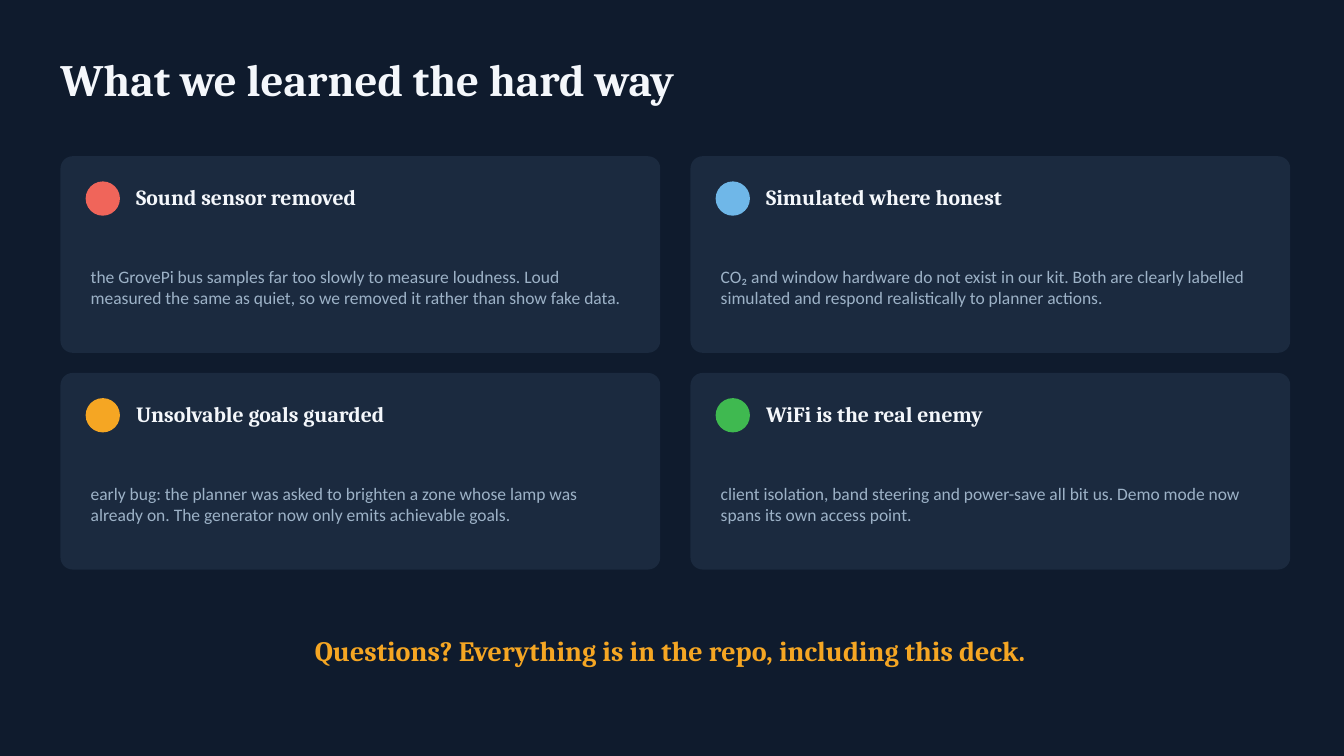
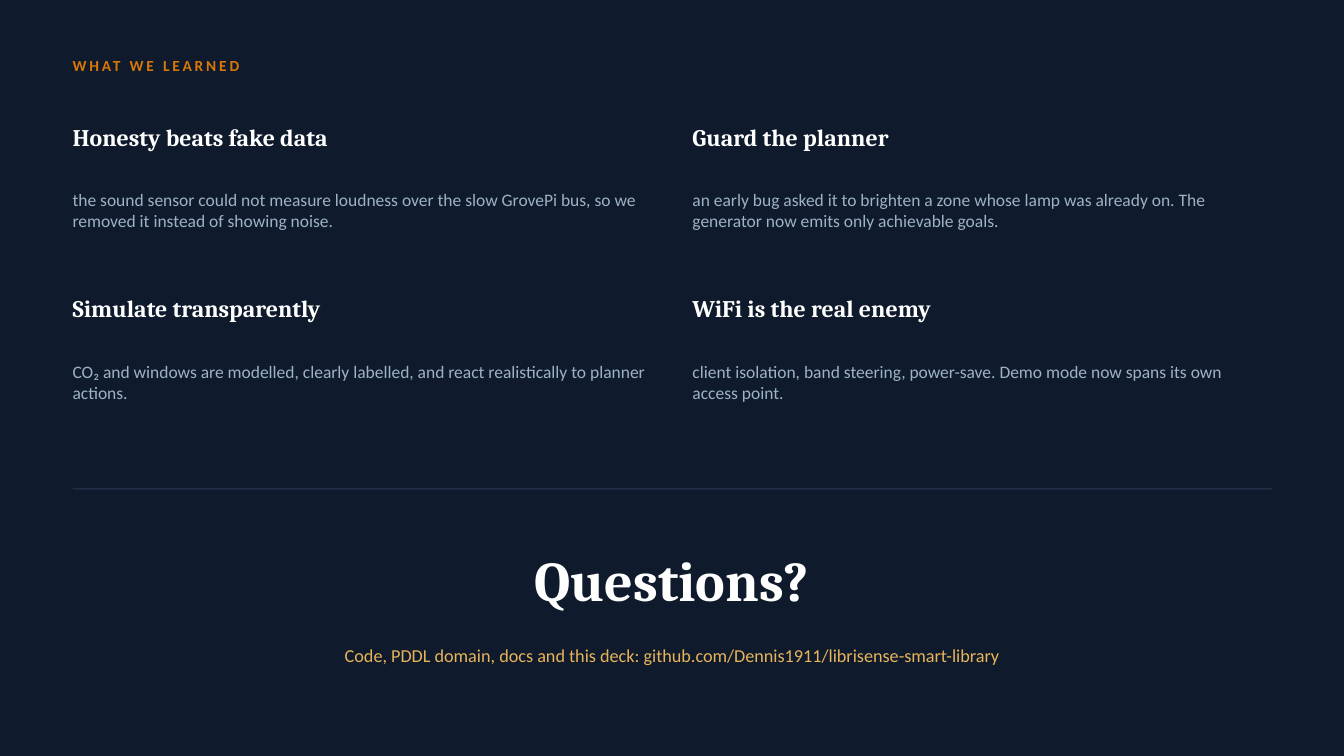
Before and after one commit to Dennis1911/librisense-smart-library, a slide deck: slide 9 of docs/presentation/LibriSense_Demo.pptx (slide 8 before the commit). Drawn at 1344x756 pixels with LibreOffice and Linux fonts; fonts in the diff are those of the drawing. Boxes give left, top, right and bottom in pixels: in the first picture for what was removed or moved away, otherwise in the second. Text is boxed around its words. In the diff, an @@ line names an element or a change of style, - is before the commit and + after.

```diff
--- a/docs/presentation/LibriSense_Demo.pptx
+++ b/docs/presentation/LibriSense_Demo.pptx
@@ text added at (x1=73, y1=129, x2=327, y2=152), 17 pt, text #FFFFFF, bold @@
+Honesty beats fake data
@@ text added at (x1=692, y1=129, x2=888, y2=151), 17 pt, text #FFFFFF, bold @@
+Guard the planner
@@ rounded rectangle removed at (x1=60, y1=156, x2=660, y2=353) @@
@@ rounded rectangle removed at (x1=691, y1=156, x2=1291, y2=353) @@
@@ text added at (x1=73, y1=194, x2=611, y2=230), 12.5 pt, text #9DB2C7 @@
+the sound sensor could not measure loudness over the slow GrovePi bus, so we removed it instead of showing noise.
@@ ellipse removed at (x1=86, y1=181, x2=120, y2=216) @@
@@ text removed at (x1=136, y1=190, x2=356, y2=205) @@
-Sound sensor removed
@@ text at (x1=615, y1=197, x2=636, y2=206): text changed; size 32 to 11 pt; font Cambria to Calibri; text colour #F4F7FB to #D97706 @@
-What we learned the hard way
+WHAT WE LEARNED
@@ text at (x1=692, y1=194, x2=1205, y2=230): text changed @@
-early bug: the planner was asked to brighten a zone whose lamp was already on. The generator now only emits achievable goals.
+an early bug asked it to brighten a zone whose lamp was already on. The generator now emits only achievable goals.
@@ ellipse removed at (x1=716, y1=181, x2=750, y2=216) @@
@@ text removed at (x1=766, y1=190, x2=1002, y2=205) @@
-Simulated where honest
@@ text removed at (x1=91, y1=271, x2=620, y2=307) @@
-the GrovePi bus samples far too slowly to measure loudness. Loud measured the same as quiet, so we removed it rather than show fake data.
@@ text "WiFi is the real enemy" moved from (x1=766, y1=407, x2=982, y2=427) to (x1=692, y1=300, x2=931, y2=323) @@
@@ text "WiFi is the real enemy" at (x1=692, y1=300, x2=931, y2=323): size 15.5 to 17 pt, text colour #F4F7FB to #FFFFFF @@
@@ text added at (x1=73, y1=300, x2=321, y2=323), 17 pt, text #FFFFFF, bold @@
+Simulate transparently
@@ rounded rectangle removed at (x1=60, y1=373, x2=660, y2=570) @@
@@ text at (x1=73, y1=366, x2=645, y2=399): text changed @@
-CO₂ and window hardware do not exist in our kit. Both are clearly labelled simulated and respond realistically to planner actions.
+CO₂ and windows are modelled, clearly labelled, and react realistically to planner actions.
@@ rounded rectangle removed at (x1=691, y1=373, x2=1291, y2=570) @@
@@ text at (x1=692, y1=366, x2=1222, y2=402): text changed @@
-client isolation, band steering and power-save all bit us. Demo mode now spans its own access point.
+client isolation, band steering, power-save. Demo mode now spans its own access point.
@@ ellipse removed at (x1=86, y1=398, x2=120, y2=433) @@
@@ text removed at (x1=136, y1=407, x2=384, y2=427) @@
-Unsolvable goals guarded
@@ ellipse removed at (x1=716, y1=398, x2=750, y2=433) @@
@@ line added from (73, 489) to (1272, 489), #2A3B55 0.75 pt @@
@@ text added at (x1=534, y1=562, x2=809, y2=611), 40 pt, text #FFFFFF, bold @@
+Questions?
@@ text removed at (x1=315, y1=641, x2=1025, y2=667) @@
-Questions? Everything is in the repo, including this deck.
@@ text added at (x1=345, y1=649, x2=1000, y2=665), 13 pt, text #E8B45A @@
+Code, PDDL domain, docs and this deck: github.com/Dennis1911/librisense-smart-library
```
Also in this commit, not shown: 5 other slides changed, 3 slides added, 2 slides removed, 1 other file.
